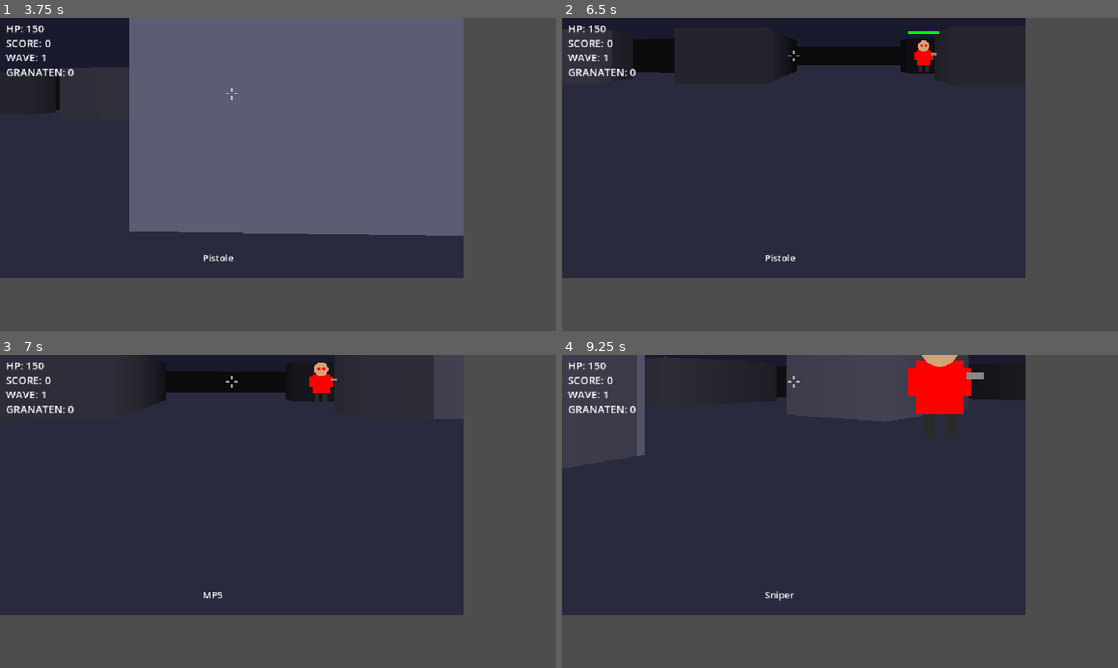
Above: before the commit, frames 1-4 (two rows, left to right).
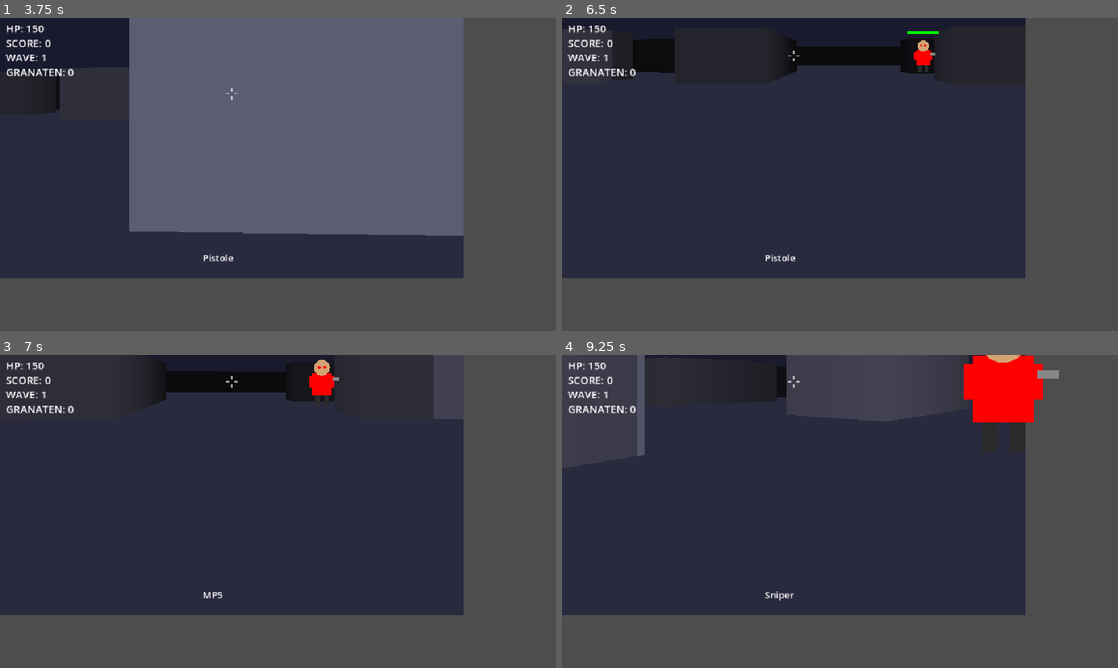
Above: after the commit, the same moments.

Repository: bartwisch/shooter-fps
Game: Godot game, scene res://Main.tscn
The game is run twice, just before and just after one commit, with the same random seed, the same clock (stepped at 60 frames per second) and the same inputs.
Inputs:
- Up to frame 1 (3.75 s): tap Enter at 0.5 s; hold D (turn_right) 0.53-1.28 s; tap Q (grenade) at 0.6, 1.55, 2.1, 3.05 s; tap Shift (jump) at 0.77, 0.8, 1.07, 1.35, 1.52, 1.82, 2.3, 3.02, 3.32 s; tap E (start) at 1.25 s; hold S (move_back) 1.28-2.03 s; hold D (turn_right) 2.03-2.78 s; hold W (move_forward) 2.78-3.53 s; tap F (look_down) at 2.85 s; hold A (turn_left) from 3.53 s (still down); hold R (look_up) from 3.53 s (still down)
- Up to frame 2 (6.5 s): tap Shift (jump) at 3.77, 3.8, 4.07, 4.52, 4.82, 5.3, 6.02, 6.32 s; release R (look_up) at 4.28 s; tap Space (shoot) at 4.35 s; tap Q (grenade) at 4.55, 6.05 s; tap E (start) at 5, 5.1 s; release A (turn_left) at 5.03 s; hold S (move_back) 5.03-5.78 s; hold D (turn_right) from 5.78 s (still down); tap 1 (weapon_1) at 5.85 s
- Up to frame 3 (7 s): release D (turn_right) at 6.53 s; hold W (move_forward) from 6.53 s (still down); tap 2 (weapon_2) at 6.6 s; tap Shift (jump) at 6.77, 6.8 s
- Up to frame 4 (9.25 s): tap Shift (jump) at 7.07, 7.52, 7.82, 8.3, 9.02 s; release W (move_forward) at 7.28 s; hold D (turn_right) 7.28-8.03 s; tap 3 (weapon_3) at 7.35 s; tap Q (grenade) at 7.55, 8.85 s; hold S (move_back) 8.03-8.78 s; tap 4 (weapon_4) at 8.1 s; hold A (turn_left) from 8.78 s (still down)

Frame 1 is identical in both runs. In frame 2, less than 0.1% of the frame differs, in the area x 62-68%, y 4-18%; in frame 3, 0.1%; in frame 4, 4.4%, in the area x 62-90%, y 0-22%.
Error before the commit: Invalid assignment on read-only value (on base: 'Dictionary'). (res://Main.gd:113)

Commit message:
Fix all errors: const→var WEAPONS, integer divisions, unused vars

Diff:
--- a/godot_project/Main.gd
+++ b/godot_project/Main.gd
@@ -26,7 +26,7 @@
 const MAP_W = 16
 const MAP_H = 16
 
-const WEAPONS = {
+var WEAPONS = {
 	"pistol": {"name": "Pistole", "dmg": 34, "fire_rate": 0.35, "ammo": INF, "max_ammo": INF, "auto": false},
 	"mp5": {"name": "MP5", "dmg": 20, "fire_rate": 0.08, "ammo": 120, "max_ammo": 120, "auto": true, "spread": 0.05},
 	"flamer": {"name": "Flammenwerfer", "dmg": 8, "fire_rate": 0.03, "ammo": 100, "max_ammo": 100, "auto": true, "cone": 0.35, "range": 200},
@@ -57,8 +57,8 @@
 var muzzle_flash = false
 var muzzle_timer = 0.0
 
-var W = 960
-var H = 540
+var W = 960.0
+var H = 540.0
 
 # ─── Audio ───
 var audio_players = []
@@ -110,7 +110,7 @@
 	muzzle_flash = false
 	muzzle_timer = 0.0
 	for k in WEAPONS:
-		WEAPONS[k].ammo = WEAPONS[k].max_ammo
+		WEAPONS[k]["ammo"] = WEAPONS[k]["max_ammo"]
 	start_wave()
 
 func start_wave():
@@ -151,11 +151,11 @@
 	if randf() < 0.2:
 		var wks = ["mp5", "flamer", "sniper"]
 		var wk = wks[randi() % wks.size()]
-		WEAPONS[wk].ammo = min(WEAPONS[wk].max_ammo, WEAPONS[wk].ammo + int(WEAPONS[wk].max_ammo * 0.3))
+		WEAPONS[wk]["ammo"] = min(WEAPONS[wk]["max_ammo"], WEAPONS[wk]["ammo"] + int(WEAPONS[wk]["max_ammo"] * 0.3))
 
 func tile_at(x, y):
-	var mx = int(x) / TILE
-	var my = int(y) / TILE
+	var mx = int(float(x) / TILE)
+	var my = int(float(y) / TILE)
 	if my < 0 or my >= MAP_H or mx < 0 or mx >= MAP_W: return 1
 	return MAP[my][mx]
 
@@ -164,8 +164,8 @@
 	var corners = [[nx-r, ny-r], [nx+r, ny-r], [nx-r, ny+r], [nx+r, ny+r]]
 	var player_top = player.floor_z + player.jump_z
 	for c in corners:
-		var mx = int(c[0]) / TILE
-		var my = int(c[1]) / TILE
+		var mx = int(float(c[0]) / TILE)
+		var my = int(float(c[1]) / TILE)
 		if my < 0 or my >= MAP_H or mx < 0 or mx >= MAP_W: return false
 		if MAP[my][mx] == 1:
 			if player_top < TILE - 5: return false
@@ -174,15 +174,15 @@
 func cast_ray(angle):
 	var dx = cos(angle)
 	var dy = sin(angle)
-	var map_x = int(player.x) / TILE
-	var map_y = int(player.y) / TILE
+	var map_x = int(float(player.x) / TILE)
+	var map_y = int(float(player.y) / TILE)
 	var ddx = 1e30 if dx == 0 else abs(1.0 / dx)
 	var ddy = 1e30 if dy == 0 else abs(1.0 / dy)
 	var step_x = 1 if dx > 0 else -1
 	var step_y = 1 if dy > 0 else -1
 	var side_x = (map_x + 1 - player.x/TILE) * ddx if dx > 0 else (player.x/TILE - map_x) * ddx
 	var side_y = (map_y + 1 - player.y/TILE) * ddy if dy > 0 else (player.y/TILE - map_y) * ddy
-	var hit = false
+	var _hit = false
 	var side = 0
 	for i in range(50):
 		if side_x < side_y:
@@ -190,9 +190,9 @@
 		else:
 			side_y += ddy; map_y += step_y; side = 1
 		if map_y < 0 or map_y >= MAP_H or map_x < 0 or map_x >= MAP_W:
-			hit = true; break
+			_hit = true; break
 		if MAP[map_y][map_x] == 1:
-			hit = true; break
+			_hit = true; break
 	var pd = 0.01
 	if side == 0:
 		pd = (map_x - player.x/TILE + (1 - step_x) / 2.0) / dx
@@ -415,8 +415,8 @@
 		if b.life <= 0:
 			enemy_bullets.remove_at(i)
 			continue
-		var mx = int(b.x) / TILE
-		var my = int(b.y) / TILE
+		var mx = int(float(b.x) / TILE)
+		var my = int(float(b.y) / TILE)
 		if my >= 0 and my < MAP_H and mx >= 0 and mx < MAP_W and MAP[my][mx] == 1:
 			enemy_bullets.remove_at(i)
 			continue
@@ -602,8 +602,7 @@
 		draw_string(default_font, Vector2(W/2 - 180, H/2 + 70), "Q - Granate | R/F - Schauen | 1-4 - Waffe | N - Nachladen", HORIZONTAL_ALIGNMENT_LEFT, -1, 14, Color.DIM_GRAY)
 
 # ─── Sound ───
-func play_tone(freq, dur, type, vol, slide):
-	var osc = AudioStreamGenerator.new()
+func play_tone(freq, dur, _type, vol, slide):
 	# Simple beep using AudioStreamPlayer
 	var player_node = AudioStreamPlayer.new()
 	add_child(player_node)
--- a/godot_project/project.godot
+++ b/godot_project/project.godot
@@ -21,6 +21,10 @@
 window/size/viewport_width=960
 window/size/viewport_height=540
 window/stretch/mode="canvas_items"
+
+[editor_plugins]
+
+enabled=PackedStringArray("res://addons/copy_all_errors/plugin.cfg")
 
 [input]
 
Not shown, added: godot_project/addons/copy_all_errors/plugin.cfg
Not shown, added: godot_project/addons/copy_all_errors/plugin.gd
Not shown, added: godot_project/addons/copy_all_errors/plugin.gd.uid
Not shown, added: godot_project/.DS_Store
Not shown, added: godot_project/addons/.DS_Store
Not shown, added: godot_project/godot-copy-all-errors-5ab5055222311666b16982270e1fac051cdd17aa.zip
Not shown, added: godot_project/godot-copy-all-errors-5ab5055222311666b16982270e1fac051cdd17aa/.gitignore
Not shown, added: godot_project/godot-copy-all-errors-5ab5055222311666b16982270e1fac051cdd17aa/LICENSE
Not shown, added: godot_project/godot-copy-all-errors-5ab5055222311666b16982270e1fac051cdd17aa/README.md
